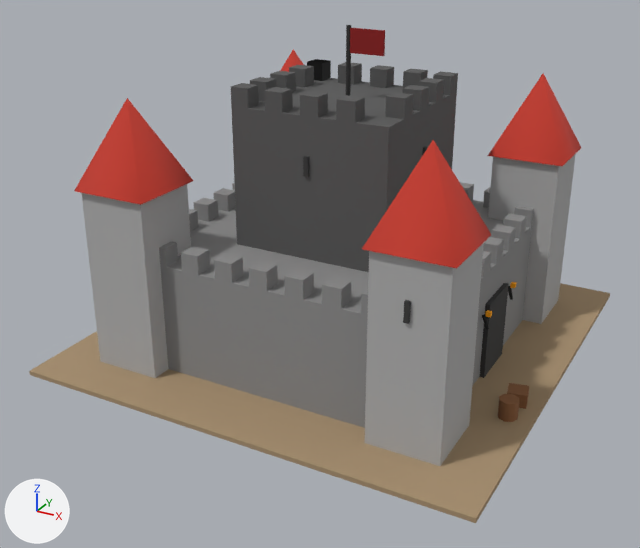
The glTF model public/models/buildings/castle.glb: old version first, new version second.
Camera for both pictures: a 50 mm lens placed at (8.41, -16.51, 9.61), pointed at (-0.15, -0.94, 1.82). Every picture has the same lights, and +X, +Y and +Z are marked at lower left. The older version comes first. Where no turn or scale is listed for an object, it has been applied to the vertices.

Names of what the first picture shows: 'BaseFortress', 'CentralKeep', 'FactionFlag', 'MainGate', 'OuterGround', 'SupplyBarrel', 'TowerNE', 'TowerNERoof', 'TowerNW', 'TowerNWRoof', 'TowerSE', 'TowerSERoof', 'WallMerlon.012' and 38 more.
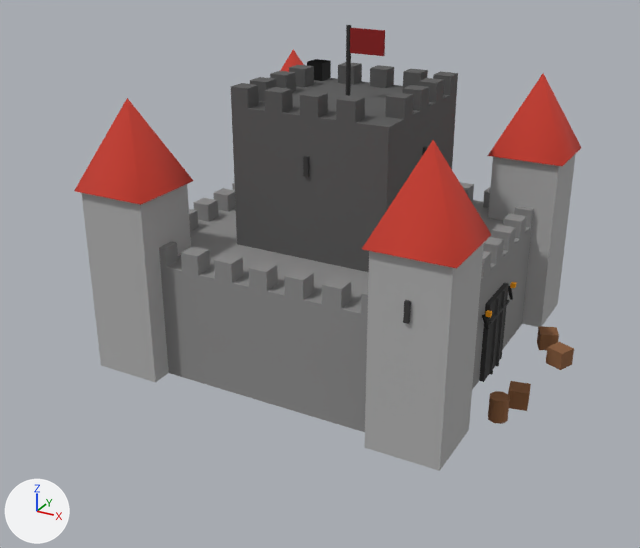
What changed in the scene script:
```text
Add me_mesh_65_002:
    me_mesh_65_002.from_pydata([(0.261, -0.108, 0.2), (0.108, 0.261, 0.2), (0.261, -0.108, -0.2), (0.108, 0.261, -0.2), (-0.261, 0.108, 0.2), (-0.108, -0.261, 0.2), (-0.261, 0.108, -0.2), (-0.108, -0.261, -0.2)], [], [(0, 2, 1), (2, 3, 1), (4, 6, 5), (6, 7, 5), (4, 5, 1), (5, 0, 1), (7, 6, 2), (6, 3, 2), (5, 7, 0), (7, 2, 0), (1, 3, 4), (3, 6, 4)])
    me_mesh_65_002.materials.append(mat_material_65)  # brown #8b5e3c
Add me_mesh_65_001:
    me_mesh_65_001.from_pydata([(0.104, -0.263, 0.2), (0.263, 0.104, 0.2), (0.104, -0.263, -0.2), (0.263, 0.104, -0.2), (-0.104, 0.263, 0.2), (-0.263, -0.104, 0.2), (-0.104, 0.263, -0.2), (-0.263, -0.104, -0.2)], [], [(0, 2, 1), (2, 3, 1), (4, 6, 5), (6, 7, 5), (4, 5, 1), (5, 0, 1), (7, 6, 2), (6, 3, 2), (5, 7, 0), (7, 2, 0), (1, 3, 4), (3, 6, 4)])
    me_mesh_65_001.materials.append(mat_material_65)  # brown #8b5e3c
Remove ob_outerground:
    ob_outerground = bpy.data.objects.new('OuterGround', me_mesh_0)
    ob_outerground.location = (0.0, 0.0, 0.05)
Change ob_supplybarrel:
    ob_supplybarrel.location: (4.5, -1.8, 0.25) -> (4.31, -1.8, 0.25)
Add ob_supplycrate_002:
    ob_supplycrate_002 = bpy.data.objects.new('SupplyCrate.002', me_mesh_65_002)
    ob_supplycrate_002.location = (4.34, 1.57, 0.21)
Add ob_supplycrate_001:
    ob_supplycrate_001 = bpy.data.objects.new('SupplyCrate.001', me_mesh_65_001)
    ob_supplycrate_001.location = (4.78, 0.93, 0.2)
```

What differs and where, as boxes [x1, y1, x2, y2] in the pictures (640 x 548 px):
'OuterGround', deleted (beige)
    before: [29, 283, 610, 523]
'SupplyBarrel', moved
    before: [498, 394, 519, 422]
    after: [488, 391, 510, 424]
'SupplyCrate.001', added (brown)
    after: [546, 342, 574, 370]
'SupplyCrate.002', added (brown)
    after: [537, 326, 559, 351]
